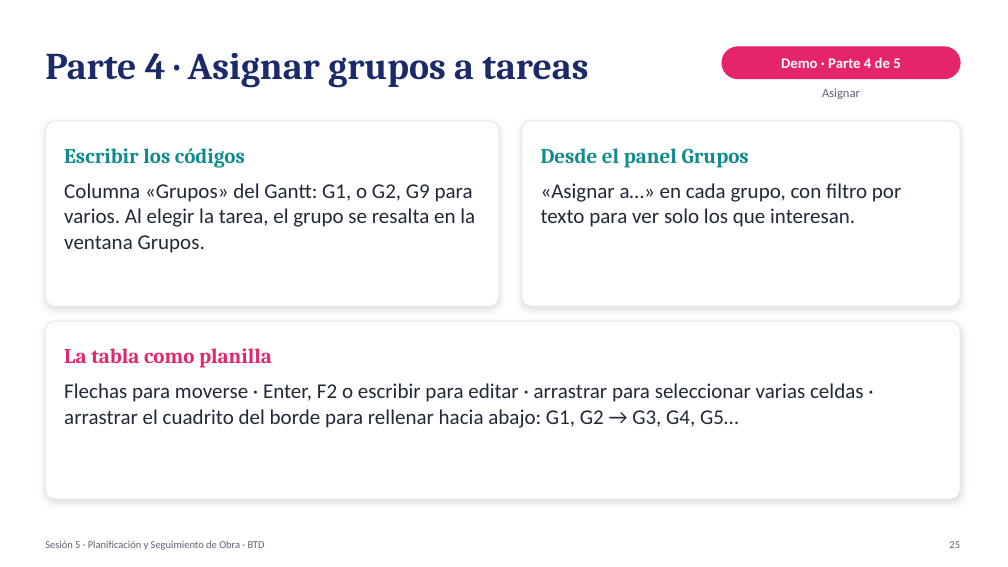
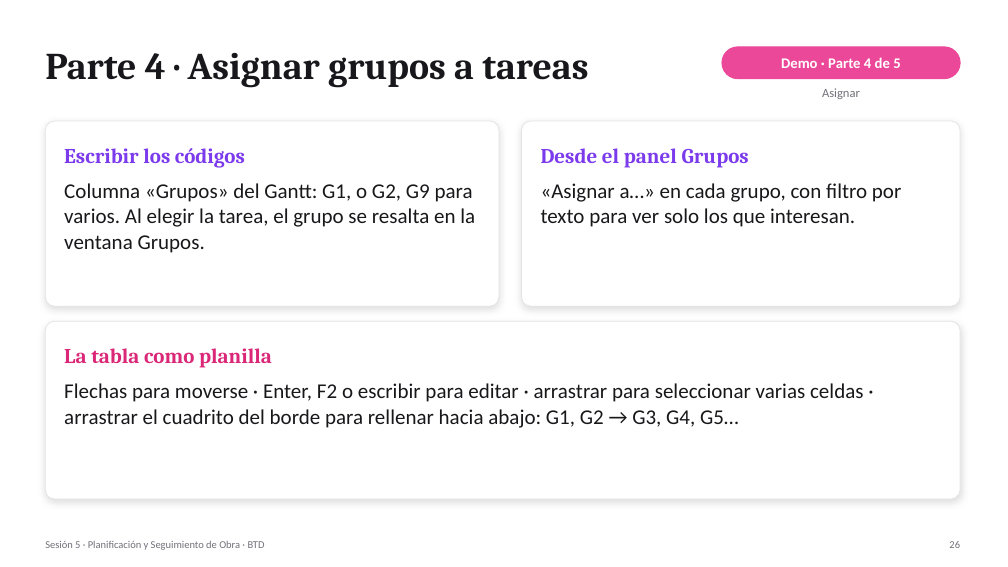
Before and after one commit to gjordanp/opengantt-bim, a slide deck: slide 26 of docs/clase/Sesion5-4D-BIM-Opengantt-v3.pptx (slide 25 before the commit). Drawn at 1008x567 pixels with LibreOffice and Linux fonts; fonts in the diff are those of the drawing. Boxes give left, top, right and bottom in pixels: in the first picture for what was removed or moved away, otherwise in the second. Text is boxed around its words. In the diff, an @@ line names an element or a change of style, - is before the commit and + after.

```diff
--- a/docs/clase/Sesion5-4D-BIM-Opengantt-v3.pptx
+++ b/docs/clase/Sesion5-4D-BIM-Opengantt-v3.pptx
@@ text "Parte 4 · Asignar grupos ..." at (x1=45, y1=53, x2=588, y2=88): text colour #1B2A6B to #17171C @@
@@ rounded rectangle at (x1=722, y1=47, x2=960, y2=79): fill #E6246B to #EC4899; outline #E6246B 1 pt to #EC4899 1 pt @@
@@ text "Asignar" at (x1=822, y1=88, x2=860, y2=99): text colour #5B6475 to #71717A @@
@@ text "Escribir los códigos" at (x1=64, y1=148, x2=245, y2=168): text colour #0F8B8D to #7C3AED @@
@@ text "Desde el panel Grupos" at (x1=541, y1=148, x2=749, y2=168): text colour #0F8B8D to #7C3AED @@
@@ outline #DDE3EA 0.75 pt to #E4E4E7 0.75 pt in 3 elements at (x1=45, y1=121, x2=499, y2=306), (x1=522, y1=121, x2=960, y2=306), (x1=45, y1=321, x2=960, y2=499) @@
@@ text colour #1F2937 to #18181B in 3 elements at (x1=64, y1=183, x2=475, y2=253), (x1=541, y1=183, x2=901, y2=227), (x1=64, y1=383, x2=863, y2=428) @@
@@ text "Sesión 5 · Planificación y ..." at (x1=45, y1=541, x2=265, y2=550): text colour #5B6475 to #71717A @@
@@ text at (x1=949, y1=541, x2=960, y2=548): text changed; text colour #5B6475 to #71717A @@
-25
+26
```
Also in this commit, not shown: 31 other slides changed, 1 other file.
